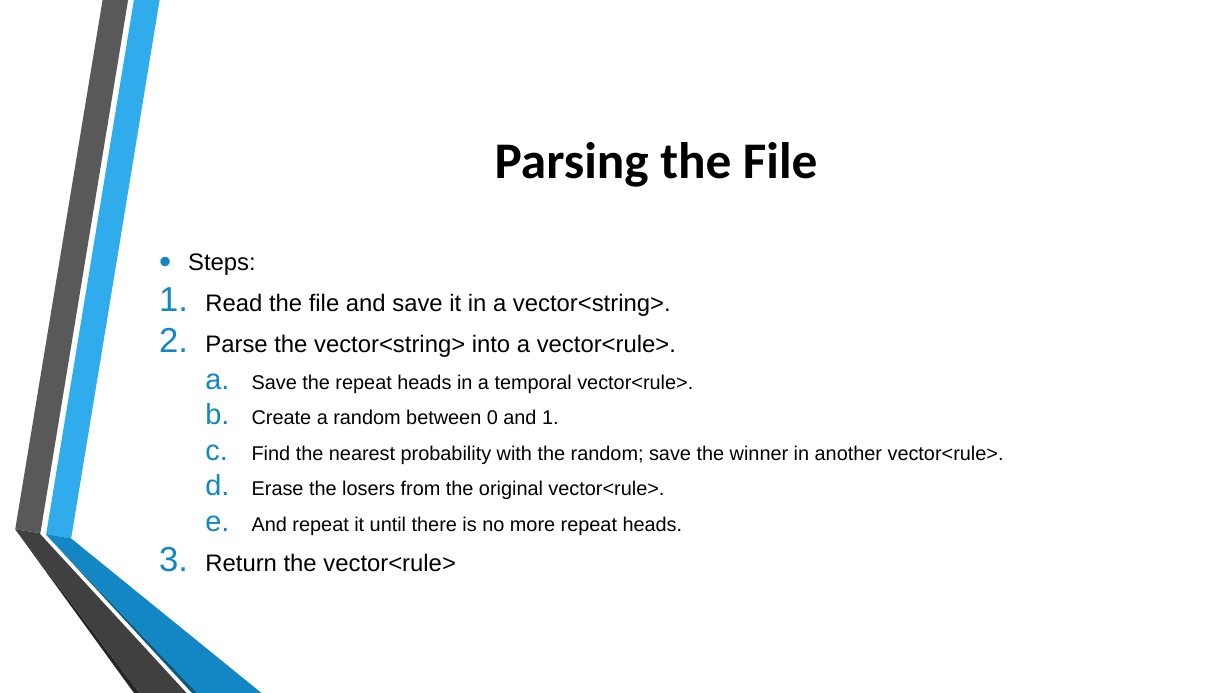
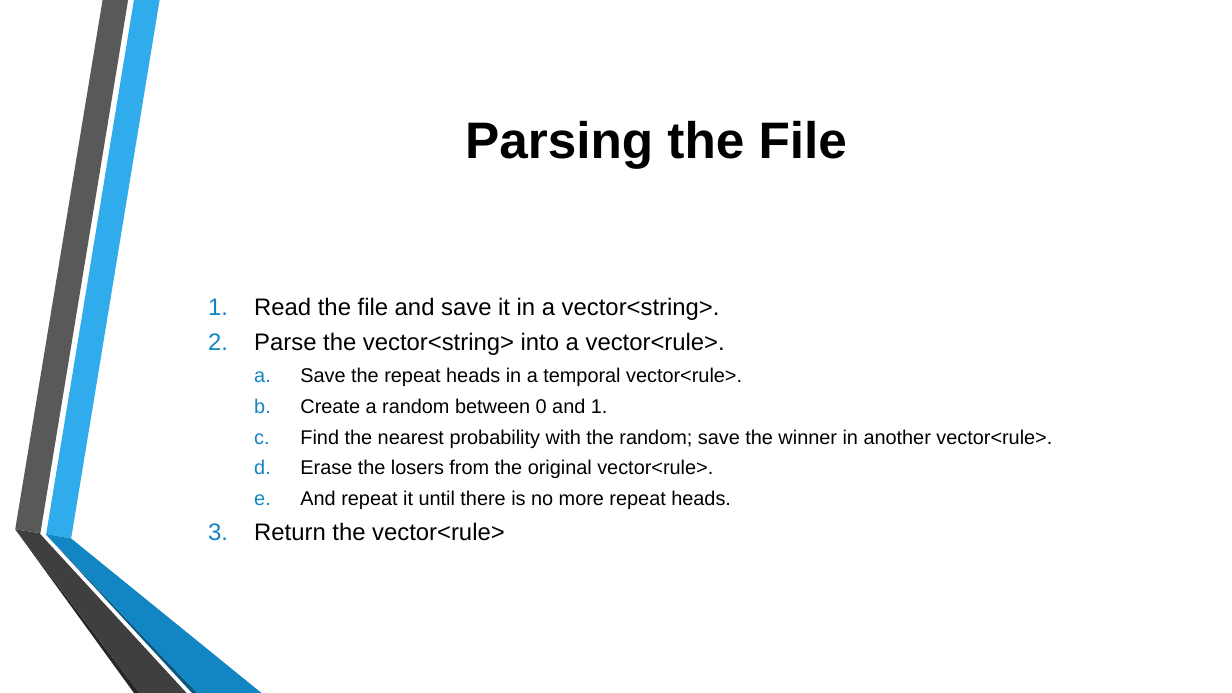
Before and after one commit to jtrillos/ProceduralModelingProject, a slide deck: slide 14 of Final Presentation.pptx (slide 7 before the commit). Drawn at 1232x693 pixels with LibreOffice and Linux fonts; fonts in the diff are those of the drawing; background and template pictures are left out. Boxes give left, top, right and bottom in pixels: in the first picture for what was removed or moved away, otherwise in the second. Text is boxed around its words. In the diff, an @@ line names an element or a change of style, - is before the commit and + after.

```diff
--- a/Final Presentation.pptx
+++ b/Final Presentation.pptx
@@ title "Parsing the File" at [465,120,847,168]: font Calibri to Arial @@
@@ text "Read the file and save ...": place and size @@
-text "Read the file and save ..." at [188,253,1004,572]
+text "Read the file and save ..." at [254,297,1052,541]
@@ text "Read the file and save ..." at [254,297,1052,541]: line spacing 1 to 0.8; bullet colour #1287C3 to #1186C3 @@
@@ text at [188,253,256,275]: paragraph removed @@
-• Steps:
@@ freeform shape at [15,530,186,693]: fill #404040 to #3F3F3F @@
@@ freeform shape at [46,535,198,693]: fill #0C5A82 to #0B5982 @@
@@ freeform shape at [46,534,262,693]: fill #1287C3 to #1186C3 @@
```
Also in this commit, not shown: 10 other slides changed, 9 slides added, 1 slide removed.
